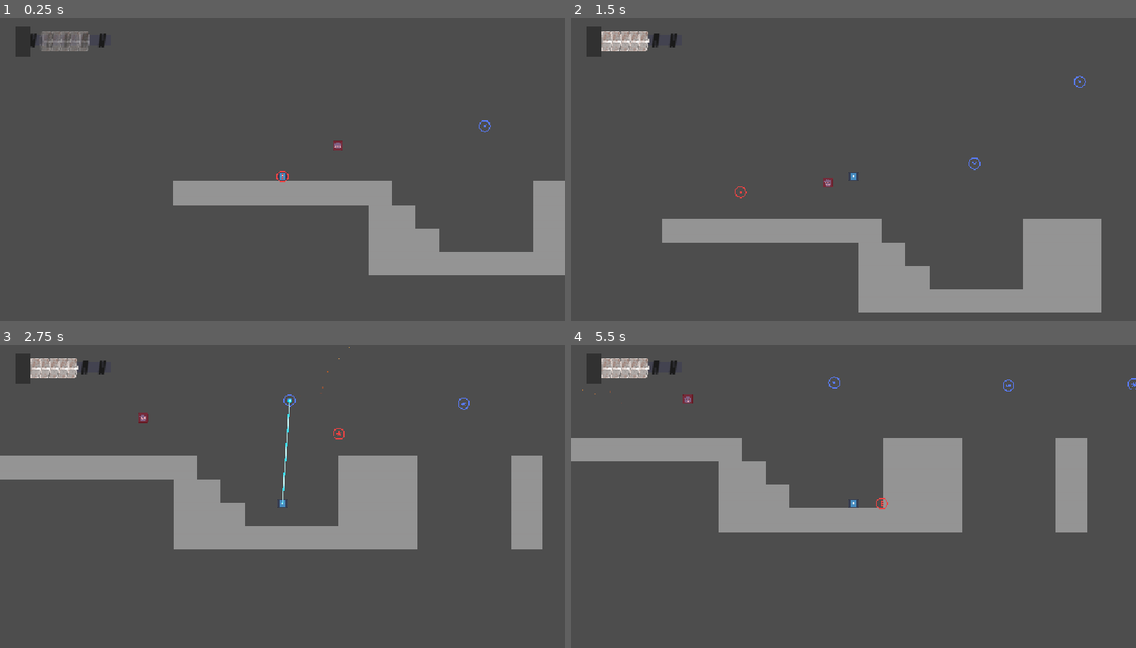
Above: before the commit, frames 1-4 (two rows, left to right).
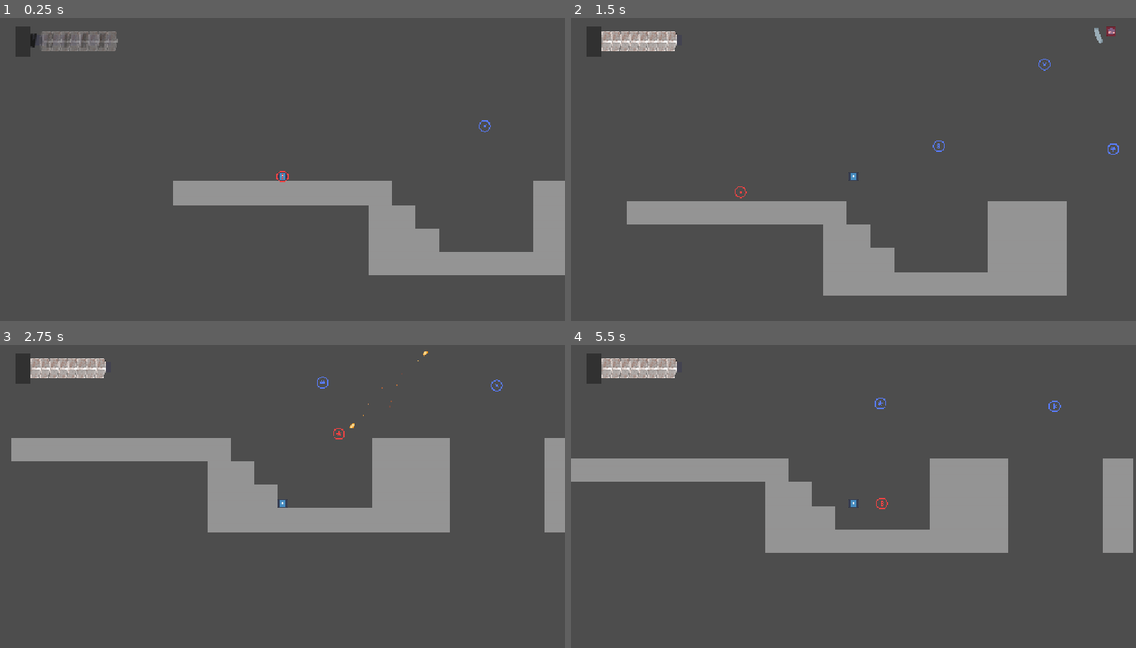
Above: after the commit, the same moments.

Repository: turtlestump/robot-game
Game: Godot game, scene res://Assets/Scenes/test.tscn
Same seed, same stepped clock (60 frames per second), same inputs: the game is played once before the commit and once after it. The engine's default icon, where the game draws it, is replaced by a stand-in: a white triangle on a blue panel in a dark square.
Inputs (mouse positions are in pixels of both pictures, inside the frame that each line leads up to):
- Up to frame 1 (0.25 s): no input
- Up to frame 2 (1.5 s): move the mouse to (977, 160) at 0.52 s; hold Right mouse button (grapple) 0.53-1.28 s; hold D (move_right) from 0.53 s (still down); tap Space (jump) at 0.77 s; tap S (heal) at 0.8, 1.35 s; move the mouse to (740, 193) at 1.27 s
- Up to frame 3 (2.75 s): tap Space (jump) at 1.52 s; click (169, 520) at 1.55 s; move the mouse to (339, 432) at 2.02 s; release D (move_right) at 2.03 s; hold A (move_left) from 2.03 s (still down); hold Right mouse button (grapple) from 2.03 s (still down); click (339, 432) at 2.1 s
- Up to frame 4 (5.5 s): move the mouse to (825, 566) at 2.77 s; release A (move_left) at 2.78 s; release Right mouse button (grapple) at 2.78 s; hold D (move_right) 2.78-4.28 s; right-click (825, 566) at 2.85 s; tap Space (jump) at 3.02, 3.77, 4.52 s; tap S (heal) at 3.05, 3.6, 5.3 s; move the mouse to (1023, 551) at 3.52 s; click (1023, 551) at 3.8 s; move the mouse to (684, 457) at 4.27 s; hold A (move_left) 4.28-5.03 s; click (684, 457) at 4.35 s; right-click (684, 457) at 4.55 s; move the mouse to (881, 502) at 5.02 s; hold D (move_right) from 5.03 s (still down); hold Right mouse button (grapple) from 5.03 s (still down)

The runs differ from the first frame. In frame 1, 0.4% of the frame differs, in the area x 15-61%, y 4-44%; in frame 2, 13%; in frame 3, 17%; in frame 4, 18%, in the area x 0-100%, y 4-69%.

Commit message:
Drone shield

Diff:
--- /dev/null
+++ b/Assets/Scenes/drone.tscn
@@ -0,0 +1,44 @@
+[gd_scene load_steps=8 format=3 uid="uid://bsm20tffgvai4"]
+
+[ext_resource type="Script" uid="uid://bq8ax1yjqalld" path="res://Assets/Scripts/Enemies/drone.gd" id="1_j78ib"]
+[ext_resource type="Texture2D" uid="uid://dlfuydn2yukk0" path="res://Assets/Sprites/evil-icon.png" id="2_47del"]
+[ext_resource type="PackedScene" uid="uid://d3xs26w4chhgh" path="res://Assets/Scenes/projectile.tscn" id="2_oa6k8"]
+[ext_resource type="Texture2D" uid="uid://dko2wro6jppei" path="res://Assets/Sprites/drone-shield-ph.png" id="4_cp6q3"]
+[ext_resource type="Script" uid="uid://ctbax0jgiu81o" path="res://Assets/Scripts/Enemies/drone-shield.gd" id="4_euhoy"]
+
+[sub_resource type="RectangleShape2D" id="RectangleShape2D_oa6k8"]
+
+[sub_resource type="RectangleShape2D" id="RectangleShape2D_euhoy"]
+size = Vector2(28, 7)
+
+[node name="CharacterBody2D2" type="CharacterBody2D" node_paths=PackedStringArray("shield")]
+collision_layer = 4
+collision_mask = 65
+script = ExtResource("1_j78ib")
+ProjectileScene = ExtResource("2_oa6k8")
+shield = NodePath("Pivot")
+
+[node name="Animator" type="Node2D" parent="."]
+
+[node name="Sprite2D" type="Sprite2D" parent="Animator"]
+scale = Vector2(0.156, 0.156)
+texture = ExtResource("2_47del")
+
+[node name="CollisionShape2D" type="CollisionShape2D" parent="."]
+shape = SubResource("RectangleShape2D_oa6k8")
+
+[node name="Pivot" type="Node2D" parent="."]
+
+[node name="Shield" type="Area2D" parent="Pivot"]
+position = Vector2(0, -28)
+collision_layer = 4
+collision_mask = 72
+script = ExtResource("4_euhoy")
+
+[node name="Sprite2D" type="Sprite2D" parent="Pivot/Shield"]
+texture = ExtResource("4_cp6q3")
+
+[node name="CollisionShape2D" type="CollisionShape2D" parent="Pivot/Shield"]
+shape = SubResource("RectangleShape2D_euhoy")
+
+[connection signal="area_entered" from="Pivot/Shield" to="Pivot/Shield" method="_on_area_entered"]
--- a/Assets/Scenes/hud.tscn
+++ b/Assets/Scenes/hud.tscn
@@ -1,7 +1,7 @@
 [gd_scene load_steps=7 format=3 uid="uid://bria7lxisyvd3"]
 
-[ext_resource type="Shader" uid="uid://dmg1fi6pikaoi" path="res://Assets/Scripts/Shaders/hud_screw.gdshader" id="1_71ymp"]
-[ext_resource type="Script" uid="uid://vob0l1jo04nt" path="res://Assets/Scenes/hud.gd" id="1_xs5ck"]
+[ext_resource type="Shader" path="res://Assets/Scripts/Shaders/hud_screw.gdshader" id="1_71ymp"]
+[ext_resource type="Script" uid="uid://vob0l1jo04nt" path="res://Assets/Scripts/Player/hud.gd" id="1_xs5ck"]
 
 [sub_resource type="ShaderMaterial" id="ShaderMaterial_th0pt"]
 
@@ -23,6 +23,7 @@
 
 [node name="HUD" type="CanvasLayer"]
 script = ExtResource("1_xs5ck")
+max_health = 8
 
 [node name="Root" type="Control" parent="."]
 layout_mode = 3
--- a/Assets/Scenes/player.tscn
+++ b/Assets/Scenes/player.tscn
@@ -1,12 +1,12 @@
 [gd_scene load_steps=11 format=3 uid="uid://df0wv3w0n8tla"]
 
-[ext_resource type="Script" uid="uid://duo174cmimbce" path="res://Assets/Scripts/player.gd" id="1_7dd06"]
+[ext_resource type="Script" uid="uid://duo174cmimbce" path="res://Assets/Scripts/Player/player.gd" id="1_7dd06"]
 [ext_resource type="Texture2D" uid="uid://bq132dol7yb6w" path="res://Assets/Sprites/icon.svg" id="1_ast1v"]
-[ext_resource type="Script" uid="uid://bgdy8strsys8q" path="res://Assets/Scripts/reticle.gd" id="3_t1xgp"]
+[ext_resource type="Script" uid="uid://bgdy8strsys8q" path="res://Assets/Scripts/Player/reticle.gd" id="3_t1xgp"]
 [ext_resource type="Texture2D" uid="uid://bmg6vx3aktp2f" path="res://Assets/Sprites/reticle-ph.png" id="4_23lac"]
 [ext_resource type="Texture2D" uid="uid://dn4jk538vv4tf" path="res://Assets/Sprites/grapple-head-ph.png" id="5_w3t24"]
 [ext_resource type="Shader" uid="uid://cw1730t13lq12" path="res://Assets/Scripts/Shaders/grapple.gdshader" id="6_c3tg1"]
-[ext_resource type="Script" uid="uid://cju1t7n2lo0yd" path="res://Assets/Scripts/grapple.gd" id="7_c3tg1"]
+[ext_resource type="Script" uid="uid://cju1t7n2lo0yd" path="res://Assets/Scripts/Player/grapple.gd" id="7_c3tg1"]
 
 [sub_resource type="RectangleShape2D" id="RectangleShape2D_g5ct4"]
 
--- a/Assets/Scenes/projectile.tscn
+++ b/Assets/Scenes/projectile.tscn
@@ -25,7 +25,7 @@
 scale_max = 0.19999999
 color_ramp = SubResource("GradientTexture1D_yih7r")
 
-[node name="Area2D" type="Area2D"]
+[node name="Area2D" type="Area2D" groups=["Player-Projectile", "Projectile"]]
 collision_layer = 8
 collision_mask = 7
 script = ExtResource("1_yih7r")
--- a/Assets/Scenes/scavenger.tscn
+++ /dev/null
@@ -1,20 +0,0 @@
-[gd_scene load_steps=5 format=3 uid="uid://bsm20tffgvai4"]
-
-[ext_resource type="Script" uid="uid://bq8ax1yjqalld" path="res://Assets/Scripts/scavenger.gd" id="1_j78ib"]
-[ext_resource type="Texture2D" uid="uid://dlfuydn2yukk0" path="res://Assets/Sprites/evil-icon.png" id="2_47del"]
-[ext_resource type="PackedScene" uid="uid://d3xs26w4chhgh" path="res://Assets/Scenes/projectile.tscn" id="2_oa6k8"]
-
-[sub_resource type="RectangleShape2D" id="RectangleShape2D_oa6k8"]
-
-[node name="CharacterBody2D2" type="CharacterBody2D"]
-script = ExtResource("1_j78ib")
-ProjectileScene = ExtResource("2_oa6k8")
-
-[node name="Animator" type="Node2D" parent="."]
-
-[node name="Sprite2D" type="Sprite2D" parent="Animator"]
-scale = Vector2(0.156, 0.156)
-texture = ExtResource("2_47del")
-
-[node name="CollisionShape2D" type="CollisionShape2D" parent="."]
-shape = SubResource("RectangleShape2D_oa6k8")
--- a/Assets/Scenes/test.tscn
+++ b/Assets/Scenes/test.tscn
@@ -2,9 +2,9 @@
 
 [ext_resource type="Texture2D" uid="uid://dhrcs6wc1vd24" path="res://Assets/Sprites/tiles-1.png" id="1_3fuio"]
 [ext_resource type="PackedScene" uid="uid://cksgwj4bysrxn" path="res://Assets/Scenes/grapple_point.tscn" id="1_u224g"]
-[ext_resource type="Script" uid="uid://di4q8ec0qweb" path="res://Assets/Scripts/test_scene.gd" id="1_vkodi"]
+[ext_resource type="Script" path="res://Assets/Scripts/test_scene.gd" id="1_vkodi"]
 [ext_resource type="PackedScene" uid="uid://df0wv3w0n8tla" path="res://Assets/Scenes/player.tscn" id="2_3fuio"]
-[ext_resource type="PackedScene" uid="uid://bsm20tffgvai4" path="res://Assets/Scenes/scavenger.tscn" id="4_uohsq"]
+[ext_resource type="PackedScene" uid="uid://bsm20tffgvai4" path="res://Assets/Scenes/drone.tscn" id="4_uohsq"]
 [ext_resource type="PackedScene" uid="uid://bria7lxisyvd3" path="res://Assets/Scenes/hud.tscn" id="5_6hn8k"]
 
 [sub_resource type="TileSetAtlasSource" id="TileSetAtlasSource_ensle"]
@@ -68,10 +68,10 @@
 position = Vector2(0, -10)
 hud = NodePath("../HUD")
 
-[node name="Scavenger" parent="." node_paths=PackedStringArray("player") instance=ExtResource("4_uohsq")]
-position = Vector2(113, -75)
+[node name="Drone" parent="." node_paths=PackedStringArray("player") instance=ExtResource("4_uohsq")]
+position = Vector2(763, -349)
 player = NodePath("../Player")
-hover_amplitude = 4.0
+hover_amplitude = 8.0
 hover_frequency = 2.0
 attack_interval = 2.0
 
--- /dev/null
+++ b/Assets/Scripts/Enemies/drone-shield.gd
@@ -0,0 +1,5 @@
+extends Area2D
+
+func _on_area_entered(area: Area2D) -> void:
+	if area.is_in_group("Projectile") && area.is_player:
+		area.collide()
--- a/Assets/Scripts/scavenger.gd
+++ b/Assets/Scripts/Enemies/drone.gd
@@ -1,10 +1,12 @@
 extends CharacterBody2D
 
 @export var ProjectileScene: PackedScene
+@export var shield: Node2D
 @export var player: Node2D
 @export var hover_amplitude: float
 @export var hover_frequency: float
 @export var attack_interval: float
+var player_dir: Vector2
 
 # Beginning point for sine wave
 var rest_position: Vector2
@@ -15,6 +17,8 @@
 	rest_position = global_position
 
 func _physics_process(delta: float) -> void:
+
+	player_dir = player.global_position - global_position
 
 	# Increase timers
 	hover_timer += delta
@@ -29,6 +33,8 @@
 		attack_timer = 0.0
 		shoot()
 
+	shield.global_rotation = lerp_angle(shield.global_rotation, (player_dir).angle() + PI / 2, delta * 2)
+
 func shoot() -> void:
 
 	# Create projectile
@@ -38,4 +44,4 @@
 	instance.global_position = global_position
 
 	# Aiming
-	instance.rotation = (player.global_position - instance.global_position).normalized().angle() - PI / 2
+	instance.rotation = (player_dir).normalized().angle() - PI / 2
--- a/Assets/Scripts/player.gd
+++ b/Assets/Scripts/Player/player.gd
@@ -111,6 +111,8 @@
 	var	instance := ProjectileScene.instantiate()
 	get_parent().add_child(instance)
 
+	instance.is_player = true
+
 	if instance	is Node2D:
 		instance.global_position = global_position
 		instance.rotation =	reticle.global_position.angle_to_point(position) + PI /	2
--- a/Assets/Scripts/projectile.gd
+++ b/Assets/Scripts/projectile.gd
@@ -6,6 +6,8 @@
 # Define projectile speed
 @export var speed: float = 600.0
 var velocity := Vector2.ZERO
+
+var is_player: bool
 
 # Called every frame. 'delta' is the elapsed time since the previous frame.
 func _physics_process(delta: float) -> void:
@@ -34,3 +36,6 @@
 func _on_body_entered(body: Node2D) -> void:
 	if body.is_in_group("World"):
 		queue_free()
+
+func collide() -> void:
+	queue_free()
--- a/project.godot
+++ b/project.godot
@@ -24,6 +24,7 @@
 World=""
 Grapple-Point=""
 Checkpoint=""
+Projectile=""
 
 [input]
 
Not shown, added: Assets/Scripts/Enemies/drone-shield.gd.uid
Renamed: Assets/Scripts/scavenger.gd.uid -> Assets/Scripts/Enemies/drone.gd.uid
Renamed: Assets/Scripts/grapple.gd -> Assets/Scripts/Player/grapple.gd
Renamed: Assets/Scripts/grapple.gd.uid -> Assets/Scripts/Player/grapple.gd.uid
Renamed: Assets/Scenes/hud.gd -> Assets/Scripts/Player/hud.gd
Renamed: Assets/Scenes/hud.gd.uid -> Assets/Scripts/Player/hud.gd.uid
Renamed: Assets/Scripts/player.gd.uid -> Assets/Scripts/Player/player.gd.uid
Renamed: Assets/Scripts/reticle.gd -> Assets/Scripts/Player/reticle.gd
Renamed: Assets/Scripts/reticle.gd.uid -> Assets/Scripts/Player/reticle.gd.uid
Binary file added: Assets/Sprites/drone-shield-ph.png
Not shown, added: Assets/Sprites/drone-shield-ph.png.import
